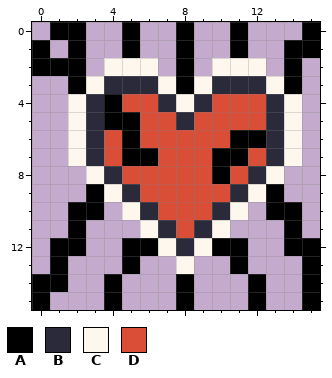
Edited in one commit: pixel-art sprite (ColorRoguelike/sprites/sHealthCursed/f0464390-4eb5-49e9-a24e-00cfa1088bcd.png). The first picture shows the starting point.
The file is 16x16 pixels.
Palette (. is transparent): A #000000  B #2a2a3a  C #fdf7ed  D #da4e38
Pixels before, first column x 0:
 0 .AA..A..A..A...A
 1 A.A..A..A..A..AA
 2 AAA.CCC.A.CCC.A.
 3 ..ACBBBCACBBBCA.
 4 ..CBADDBCBDDDBC.
 5 ..CBAADDBDDDDBC.
 6 ..CBDADDDDDAABC.
 7 ..CBDAADDDAADBC.
 8 ...CBDDDDDADBC..
 9 ...ACBDDDDDBCA..
10 ..AA.CBDDDBC.AA.
11 ..A...CBDBC...A.
12 .AA..AACBCAA..AA
13 .A...A..C..A...A
14 AA..A...A...A..A
15 A...A...A...A..A
The same view after the edit:
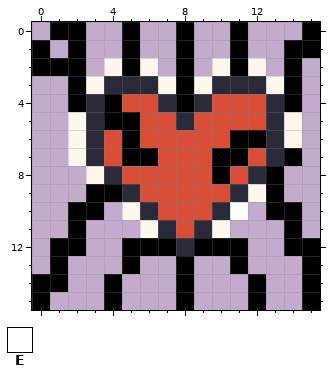
Colours new in this view: E #ffffff
Change:
Colour C becomes colour A in row 2 at x 5 and 11; in row 4 at x 2, 8 and 14; in row 7 at x 14; in row 8 at x 13; in row 9 at x 4; in row 12 at x 7 and 9.
Colour C becomes colour A in row 13 at x 8.
Colour C becomes colour E in row 10 at x 11.
